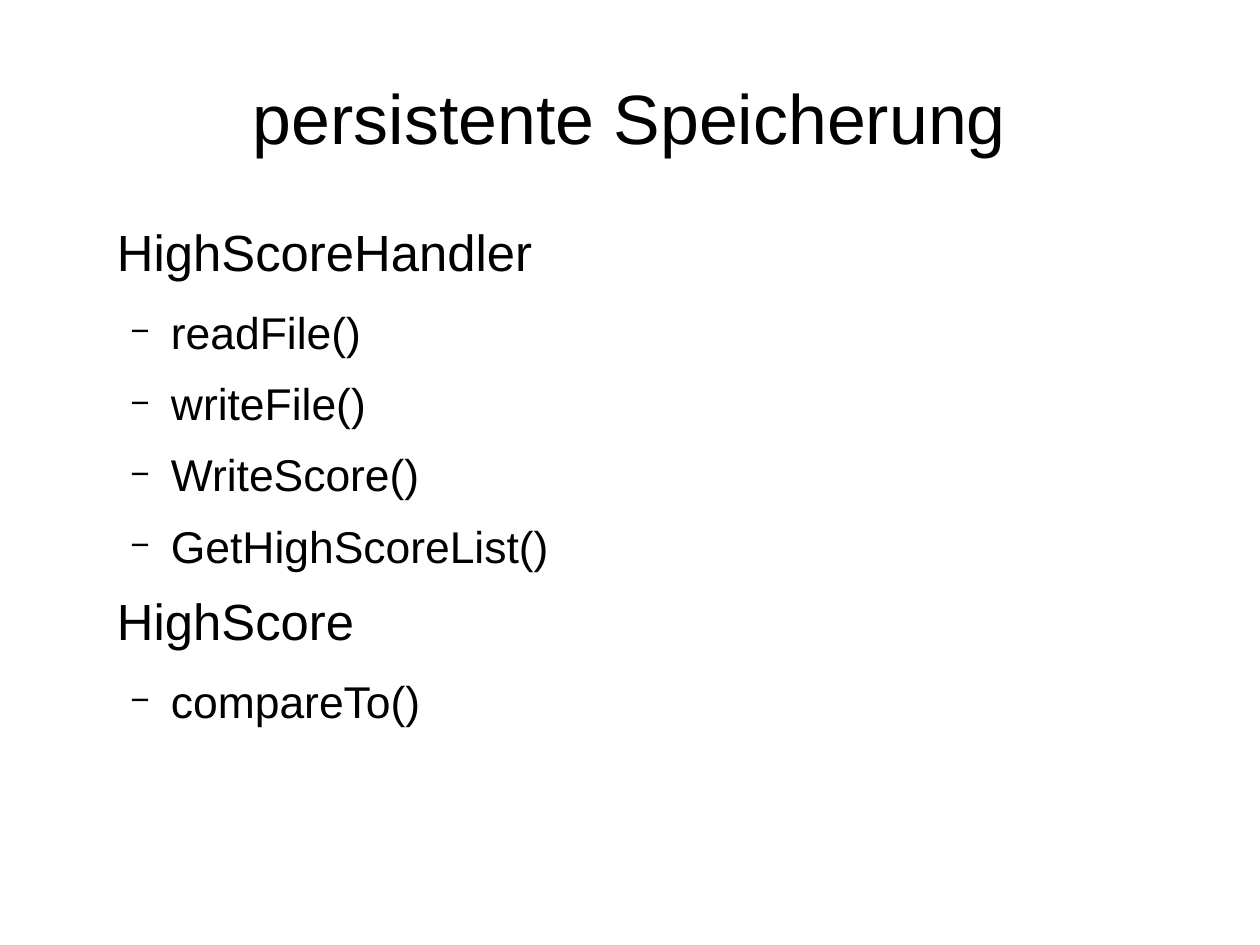
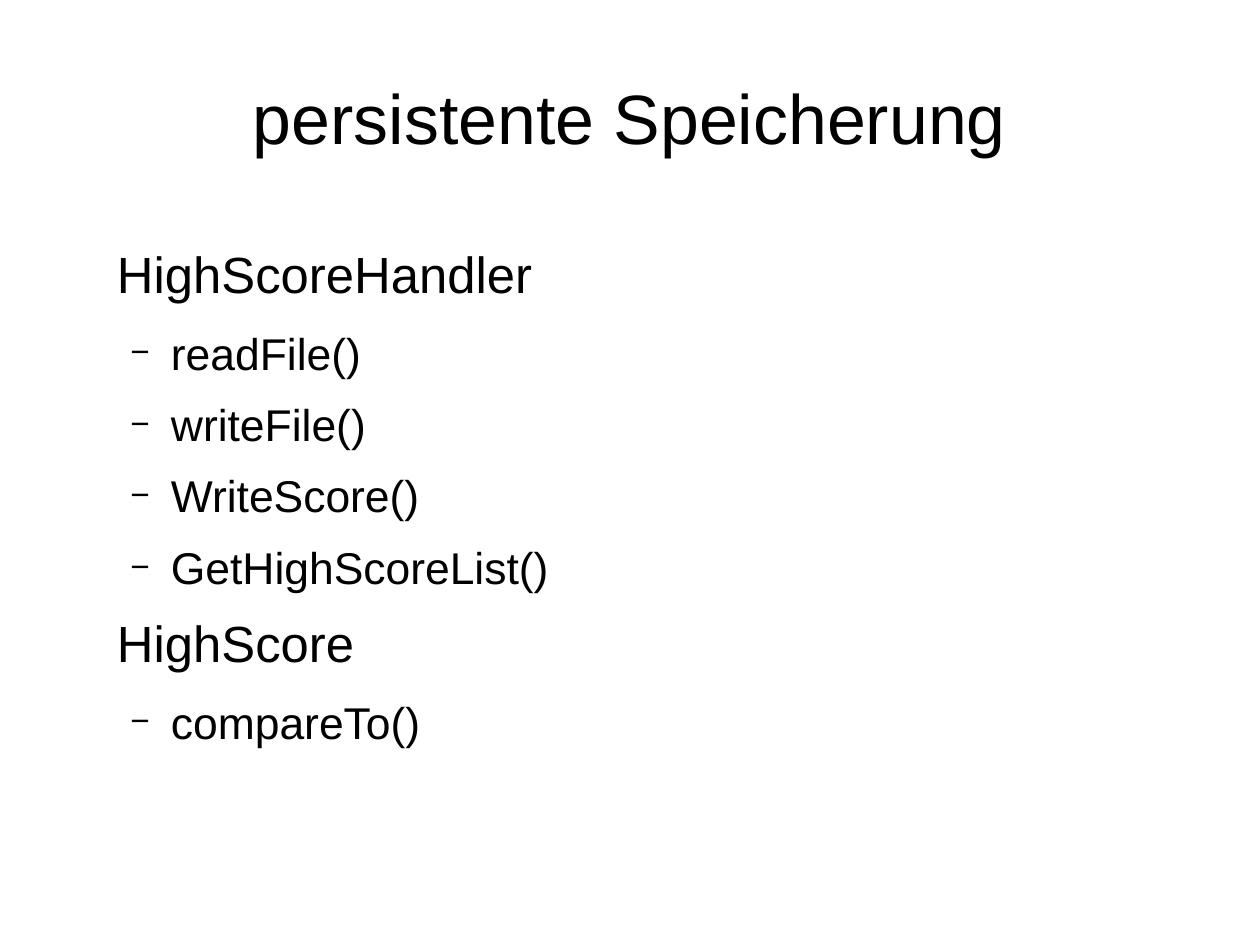
Before and after one commit to TimoKramer/PatFra, a slide deck: slide 6 of Dokumente/Praese.odp. Drawn at 1260x945 pixels with LibreOffice and Linux fonts; fonts in the diff are those of the drawing. Boxes give left, top, right and bottom in pixels: in the first picture for what was removed or moved away, otherwise in the second. Text is boxed around its words. In the diff, an @@ line names an element or a change of style, - is before the commit and + after.

```diff
--- a/Dokumente/Praese.odp
+++ b/Dokumente/Praese.odp
@@ text "HighScoreHandler" at [117, 256, 548, 748]: vertical alignment top to middle @@
```
Also in this commit, not shown: 5 other slides changed.
